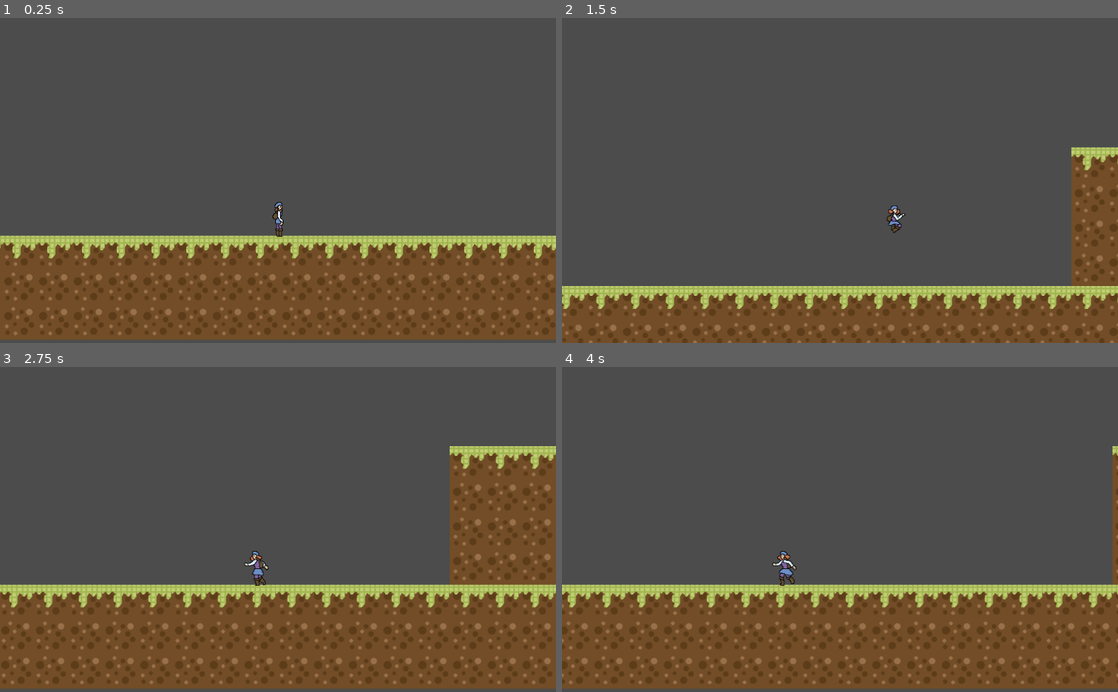
Above: before the commit, frames 1-4 (two rows, left to right).
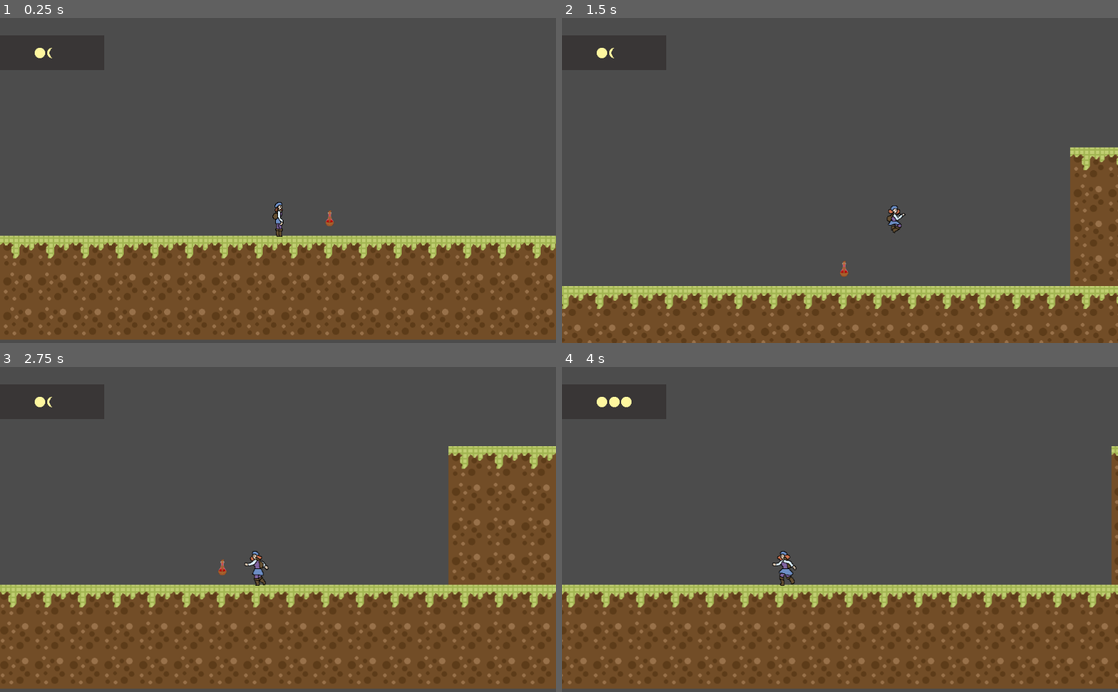
Above: after the commit, the same moments.

Repository: elros88/eclipta
Game: Godot game, scene res://levels/level-1.tscn
Two runs of this game, one before a commit and one after it. Both use one fixed random seed, a clock stepped at 60 frames per second and the inputs below. The project has no main scene, so this scene is started directly.
Inputs:
- Up to frame 1 (0.25 s): no input
- Up to frame 2 (1.5 s): tap Enter at 0.5 s; hold Right (right) from 0.53 s (still down); tap Space (jump) at 0.77 s
- Up to frame 3 (2.75 s): tap Space (jump) at 1.52 s; release Right (right) at 2.03 s; hold Left (left) from 2.03 s (still down)
- Up to frame 4 (4 s): keep holding Left (left); tap Space (jump) at 3.02, 3.77 s

The runs differ from the first frame. In frame 1, 2.2% of the frame differs, in the area x 0-100%, y 9-98%; in frame 2, 2.0%; in frame 3, 2.6%; in frame 4, 2.1%.

Commit message:
pociones de vida e indicador de vida listos

Diff:
--- a/character/eclipta.gd
+++ b/character/eclipta.gd
@@ -5,6 +5,9 @@
 const GRAVITY = 35
 const SPEED = 200
 const JUMP = -900
+
+export var life = 3
+var saved_friends = 0
 
 func _physics_process(delta):
 	if Input.is_action_pressed("right"):
--- a/character/eclipta.tscn
+++ b/character/eclipta.tscn
@@ -48,6 +48,7 @@
 height = 46.0
 
 [node name="KinematicBody2D" type="KinematicBody2D"]
+collision_mask = 14
 script = ExtResource( 2 )
 
 [node name="AnimatedSprite" type="AnimatedSprite" parent="."]
--- /dev/null
+++ b/items/potion.gd
@@ -0,0 +1,11 @@
+extends Area2D
+
+signal potion_collected
+
+func _ready():
+	pass
+
+
+func _on_Area2D_body_entered(body):
+	emit_signal("potion_collected")
+	queue_free()
--- /dev/null
+++ b/items/potion.tscn
@@ -0,0 +1,31 @@
+[gd_scene load_steps=5 format=2]
+
+[ext_resource path="res://resource/items/potion.png" type="Texture" id=1]
+[ext_resource path="res://items/potion.gd" type="Script" id=2]
+
+[sub_resource type="SpriteFrames" id=1]
+animations = [ {
+"frames": [ ExtResource( 1 ) ],
+"loop": true,
+"name": "default",
+"speed": 5.0
+} ]
+
+[sub_resource type="CapsuleShape2D" id=2]
+radius = 8.09319
+height = 11.9971
+
+[node name="Area2D" type="Area2D"]
+collision_layer = 0
+script = ExtResource( 2 )
+
+[node name="AnimatedSprite" type="AnimatedSprite" parent="."]
+scale = Vector2( 0.5, 0.5 )
+frames = SubResource( 1 )
+
+[node name="CollisionShape2D" type="CollisionShape2D" parent="."]
+position = Vector2( -1, 0 )
+rotation = -0.0134166
+shape = SubResource( 2 )
+
+[connection signal="body_entered" from="." to="." method="_on_Area2D_body_entered"]
--- /dev/null
+++ b/levels/Level-1-Indicator.gd
@@ -0,0 +1,26 @@
+extends CanvasLayer
+
+var life = 6
+const RECOVER = 3
+func _ready():
+	pass
+
+
+func _on_potion_collected():
+	life += RECOVER
+	life = 6 if life >= 6 else life
+
+	print(life)
+
+	if life == 1:
+		$Panel/healthbar.play("1")
+	if life == 2:
+		$Panel/healthbar.play("2")
+	if life == 3:
+		$Panel/healthbar.play("3")
+	if life == 4:
+		$Panel/healthbar.play("4")
+	if life == 5:
+		$Panel/healthbar.play("5")
+	if life == 6:
+		$Panel/healthbar.play("6")
--- a/levels/level-1.tscn
+++ b/levels/level-1.tscn
@@ -1,9 +1,17 @@
-[gd_scene load_steps=28 format=2]
+[gd_scene load_steps=38 format=2]
 
 [ext_resource path="res://character/eclipta.tscn" type="PackedScene" id=1]
 [ext_resource path="res://levels/test-tiles.tres" type="TileSet" id=2]
 [ext_resource path="res://resource/tiles/grass/1.png" type="Texture" id=3]
 [ext_resource path="res://resource/tiles/grass/2.png" type="Texture" id=4]
+[ext_resource path="res://items/potion.tscn" type="PackedScene" id=5]
+[ext_resource path="res://resource/indicators/hp5.png" type="Texture" id=6]
+[ext_resource path="res://levels/Level-1-Indicator.gd" type="Script" id=7]
+[ext_resource path="res://resource/indicators/hp4.png" type="Texture" id=8]
+[ext_resource path="res://resource/indicators/hp6.png" type="Texture" id=9]
+[ext_resource path="res://resource/indicators/hp3.png" type="Texture" id=10]
+[ext_resource path="res://resource/indicators/hp2.png" type="Texture" id=11]
+[ext_resource path="res://resource/indicators/hp1.png" type="Texture" id=12]
 
 [sub_resource type="TileSet" id=7]
 0/name = "2.png 0"
@@ -101,6 +109,43 @@
 [sub_resource type="RectangleShape2D" id=24]
 extents = Vector2( 192, 16 )
 
+[sub_resource type="StyleBoxFlat" id=25]
+bg_color = Color( 0.168627, 0.14902, 0.14902, 0.580392 )
+corner_detail = 1
+
+[sub_resource type="SpriteFrames" id=26]
+animations = [ {
+"frames": [ ExtResource( 8 ) ],
+"loop": true,
+"name": "3",
+"speed": 5.0
+}, {
+"frames": [ ExtResource( 12 ) ],
+"loop": true,
+"name": "6",
+"speed": 5.0
+}, {
+"frames": [ ExtResource( 6 ) ],
+"loop": true,
+"name": "2",
+"speed": 5.0
+}, {
+"frames": [ ExtResource( 10 ) ],
+"loop": true,
+"name": "4",
+"speed": 5.0
+}, {
+"frames": [ ExtResource( 11 ) ],
+"loop": true,
+"name": "5",
+"speed": 5.0
+}, {
+"frames": [ ExtResource( 9 ) ],
+"loop": true,
+"name": "1",
+"speed": 5.0
+} ]
+
 [node name="Level-1" type="Node2D"]
 
 [node name="Tiles" type="TileMap" parent="."]
@@ -110,6 +155,8 @@
 
 [node name="CrossTiles" type="TileMap" parent="."]
 tile_set = SubResource( 7 )
+collision_layer = 2
+collision_mask = 9
 format = 1
 tile_data = PoolIntArray( -851966, 0, 0, -851965, 0, 0, -851964, 0, 0, -851963, 0, 0, -851962, 0, 0, -851961, 0, 0, -85 …(8702 unchanged characters)…
 
@@ -225,10 +272,36 @@
 shape = SubResource( 24 )
 one_way_collision = true
 
-[node name="KinematicBody2D" parent="." instance=ExtResource( 1 )]
-position = Vector2( 510, 735 )
-
-[node name="Camera2D" type="Camera2D" parent="KinematicBody2D"]
+[node name="Player" parent="." instance=ExtResource( 1 )]
+position = Vector2( 512, 736 )
+
+[node name="Camera2D" type="Camera2D" parent="Player"]
 position = Vector2( 0, -72 )
 current = true
 drag_margin_h_enabled = true
+
+[node name="Potion1" parent="." instance=ExtResource( 5 )]
+position = Vector2( 160, -864 )
+
+[node name="Potion2" parent="." instance=ExtResource( 5 )]
+position = Vector2( 608, 736 )
+
+[node name="Indicator" type="CanvasLayer" parent="."]
+script = ExtResource( 7 )
+
+[node name="Panel" type="Panel" parent="Indicator"]
+margin_top = 32.0
+margin_right = 192.0
+margin_bottom = 96.0
+custom_styles/panel = SubResource( 25 )
+__meta__ = {
+"_edit_use_anchors_": false
+}
+
+[node name="healthbar" type="AnimatedSprite" parent="Indicator/Panel"]
+position = Vector2( 96, 32 )
+frames = SubResource( 26 )
+animation = "2"
+
+[connection signal="potion_collected" from="Potion1" to="Indicator" method="_on_potion_collected"]
+[connection signal="potion_collected" from="Potion2" to="Indicator" method="_on_potion_collected"]
--- a/project.godot
+++ b/project.godot
@@ -39,6 +39,14 @@
  ]
 }
 
+[layer_names]
+
+2d_physics/layer_1="player"
+2d_physics/layer_2="platform"
+2d_physics/layer_3="item"
+2d_physics/layer_4="foe"
+2d_physics/layer_5="attack"
+
 [physics]
 
 common/enable_pause_aware_picking=true
Binary file added: resource/foes/foe-4/bushes.png
Not shown, added: resource/foes/foe-4/bushes.png.import
Binary file added: resource/indicators/hp1.png
Not shown, added: resource/indicators/hp1.png.import
Binary file added: resource/indicators/hp2.png
Not shown, added: resource/indicators/hp2.png.import
Binary file added: resource/indicators/hp3.png
Not shown, added: resource/indicators/hp3.png.import
Binary file added: resource/indicators/hp4.png
Not shown, added: resource/indicators/hp4.png.import
Binary file added: resource/indicators/hp5.png
Not shown, added: resource/indicators/hp5.png.import
(and 6 more such lines)
